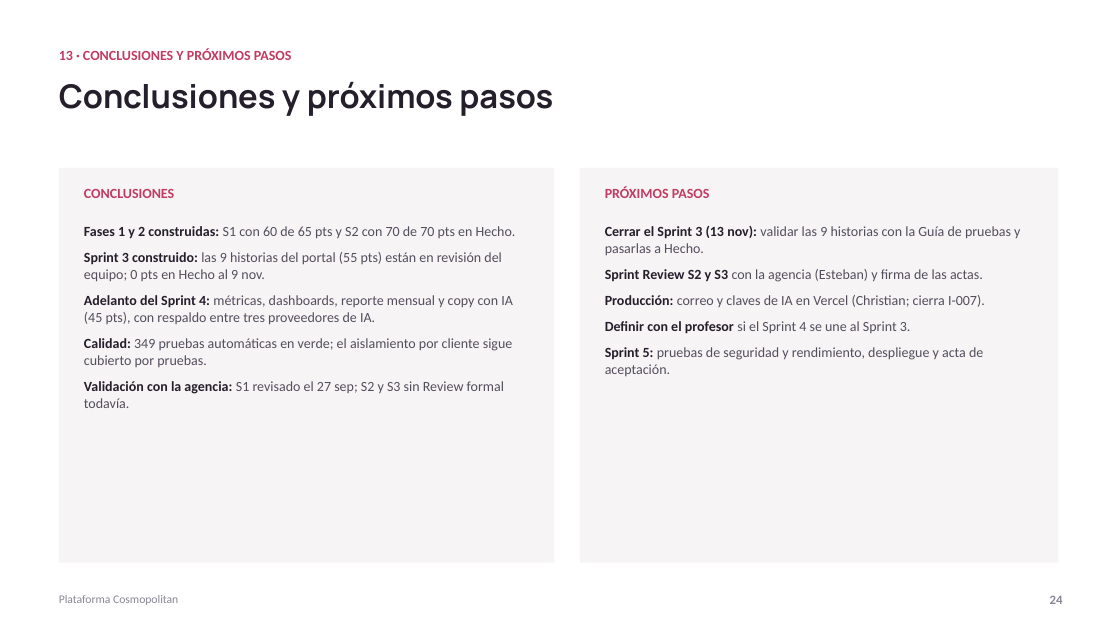
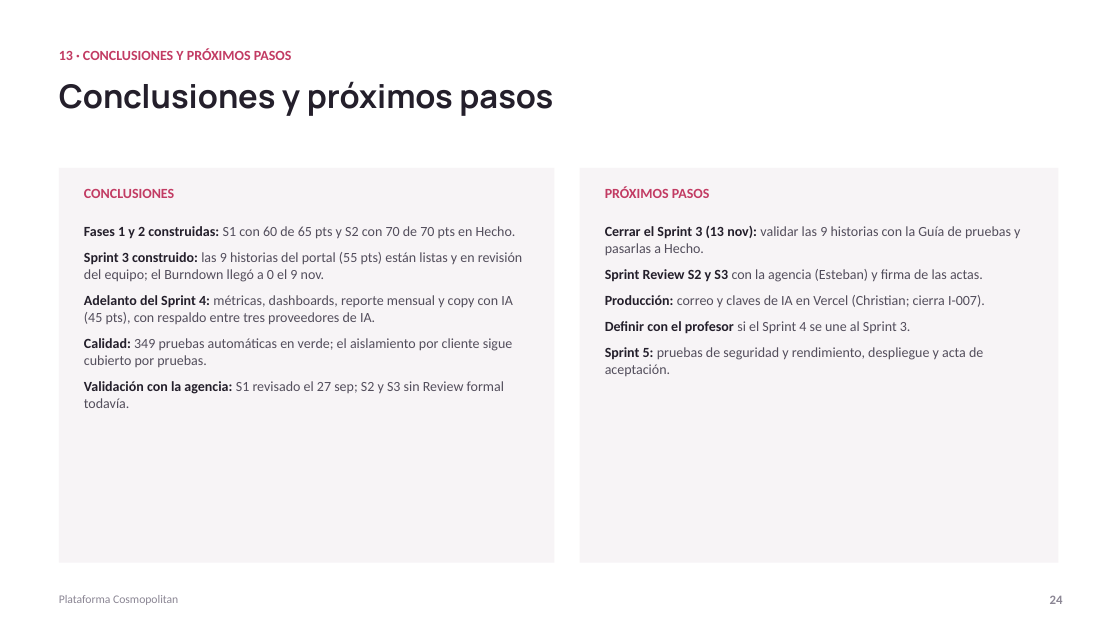
Before and after one commit to ChristianCuadra/capstone, a slide deck: slide 24 of Fase 2/Evidencias Proyecto/Presentación Proyecto.pptx. Drawn at 1120x630 pixels with LibreOffice and Linux fonts; fonts in the diff are those of the drawing. Boxes give left, top, right and bottom in pixels: in the first picture for what was removed or moved away, otherwise in the second. Text is boxed around its words. In the diff, an @@ line names an element or a change of style, - is before the commit and + after.

Commit message:
Burndown S3: las historias en revisión cuentan como avance (criterio del 9 nov); Sprint Backlog, Incremento y presentación ajustados

```diff
--- a/Fase 2/Evidencias Proyecto/Presentación Proyecto.pptx
+++ b/Fase 2/Evidencias Proyecto/Presentación Proyecto.pptx
@@ text at bbox=[84, 252, 522, 282]: text changed @@
-Sprint 3 construido: las 9 historias del portal (55 pts) están en revisión del equipo; 0 pts en Hecho al 9 nov.
+Sprint 3 construido: las 9 historias del portal (55 pts) están listas y en revisión del equipo; el Burndown llegó a 0 el 9 nov.
```
Also in this commit, not shown: 3 other slides changed, 3 other files.
